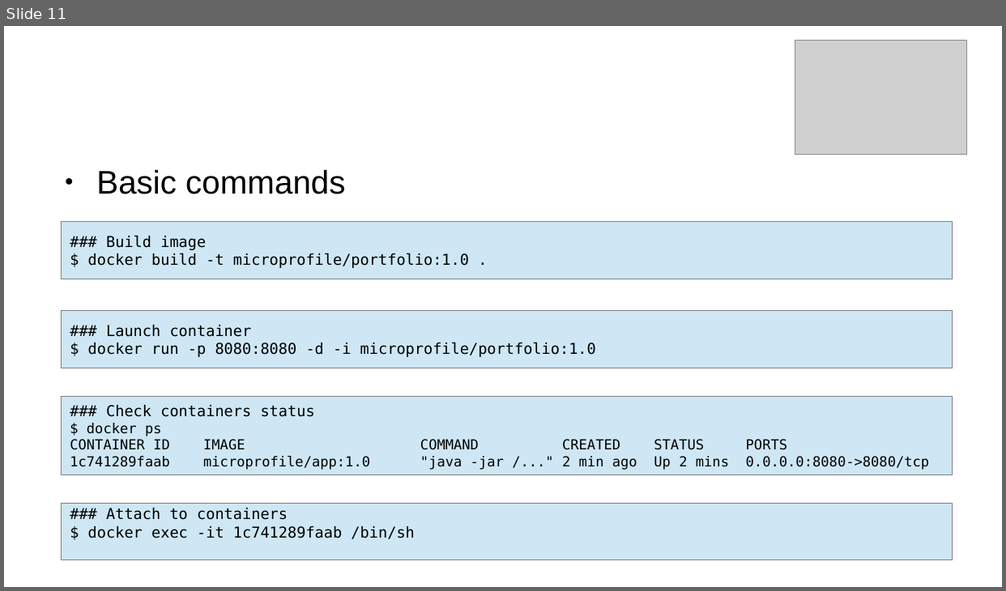
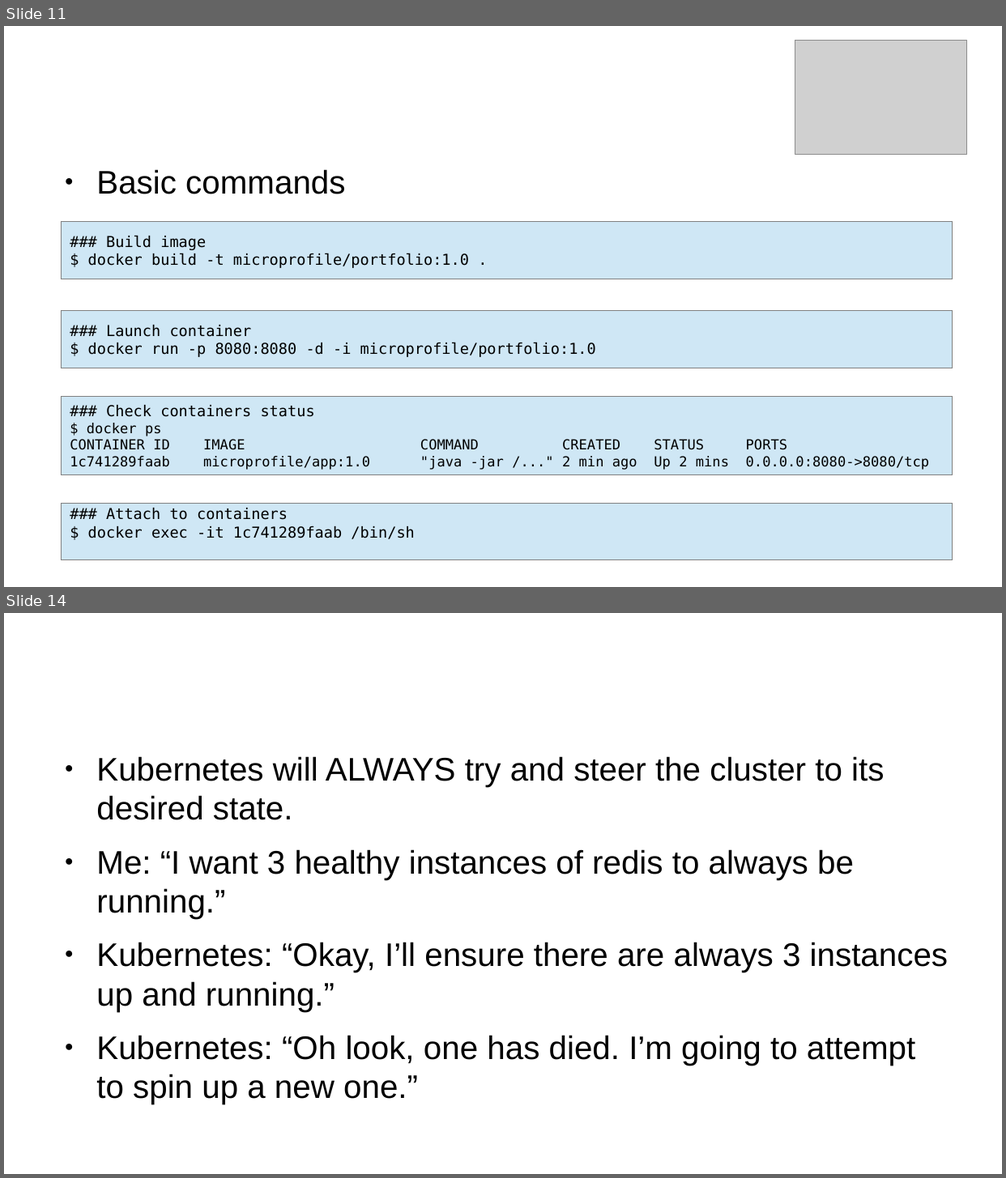
Before and after one commit to BaptisteMeynier/Kubernetes-Presentation, a slide deck: doc/presentationKube.odp. Shown one above the other, each under a label of ours: slide 11 before the commit, slides 11 and 14 after it; the slides between them are not shown. The pictures are 1006x591 and 1006x1178 pixels, drawn with LibreOffice and Linux fonts; fonts in the diff are those of the drawing; grey boxes stand for pictures; background and template pictures are left out. Boxes give left, top, right and bottom in pixels: in the first picture for what was removed or moved away, otherwise in the second. Text is boxed around its words. In the diff, an @@ line names an element or a change of style, - is before the commit and + after.

```diff
--- a/doc/presentationKube.odp
+++ b/doc/presentationKube.odp
@@ slide 14 added at (4, 613, 1002, 1174), background #FFFFFF @@
@@ title added at (53, 635, 749, 727), 35.7 pt, text #FFFFFF @@
+Self Healing
@@ text added at (96, 756, 948, 1105), 26 pt, text #000000 @@
+● Kubernetes will ALWAYS try and steer the cluster to its desired state.
+● Me: “I want 3 healthy instances of redis to always be running.”
+● Kubernetes: “Okay, I’ll ensure there are always 3 instances up and running.”
+● Kubernetes: “Oh look, one has died. I’m going to attempt to spin up a new one.”
```
Also in this commit, not shown: 7 other slides added.
